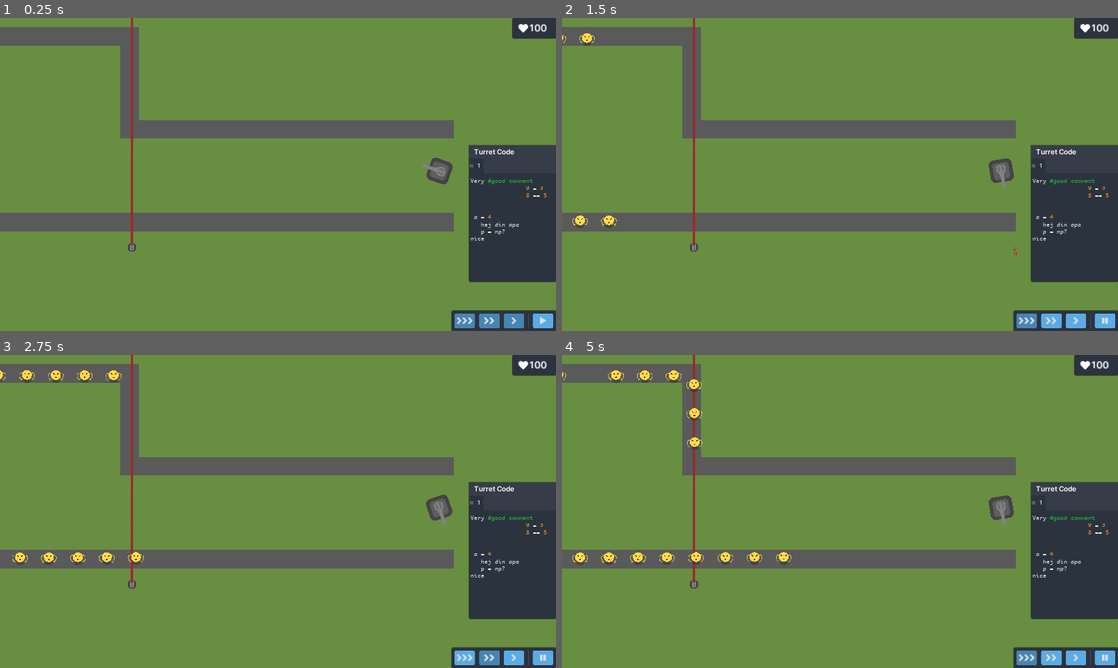
Above: before the commit, frames 1-4 (two rows, left to right).
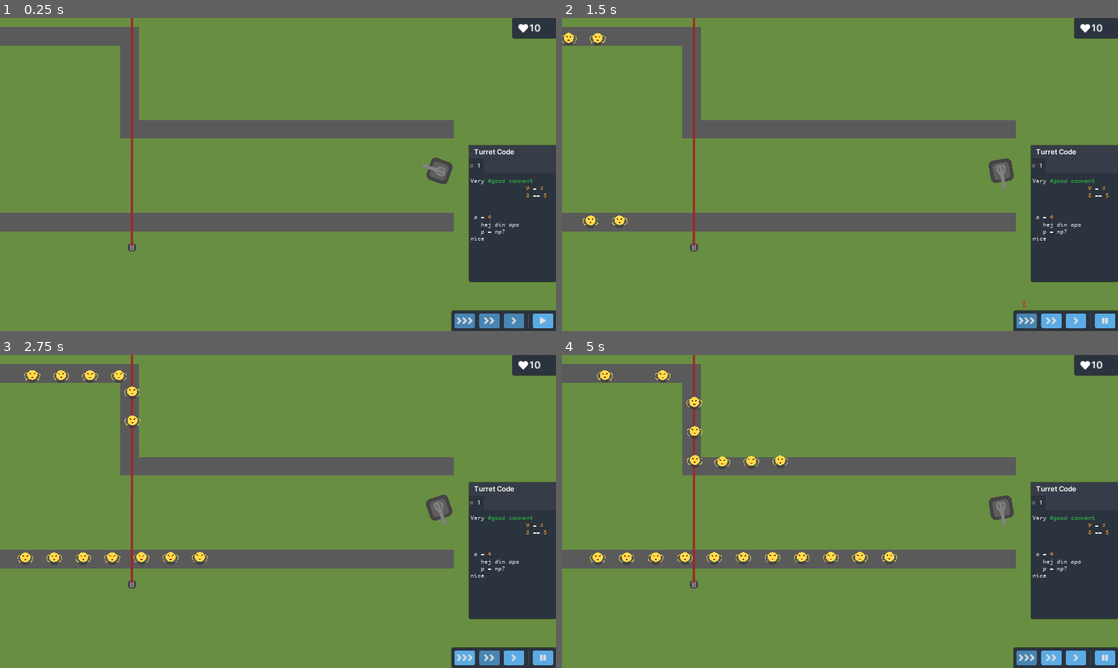
Above: after the commit, the same moments.

Repository: Latiang/tower-defense-godot
Game: Godot game, scene res://objects/Main.tscn
Two runs of this game, one before a commit and one after it. Both use one fixed random seed, a clock stepped at 60 frames per second and the inputs below.
Inputs:
- Up to frame 1 (0.25 s): no input
- Up to frame 2 (1.5 s): click "" at 0.5 s; click "" at 1.25 s
- Up to frame 3 (2.75 s): click "" at 2 s
- Up to frame 4 (5 s): click "" at 2.75 s; click "" at 3.5 s; click "" at 4.25 s

The runs differ from the first frame. In frame 1, less than 0.1% of the frame differs, in the area x 97-99%, y 1-5%; in frame 2, 0.4%; in frame 3, 0.8%; in frame 4, 1.7%, in the area x 0-99%, y 1-68%.

Commit message:
Add message popups for winning, losing and debug messages

Diff:
--- a/src/objects/GUI.gd
+++ b/src/objects/GUI.gd
@@ -1,6 +1,8 @@
 extends CanvasLayer
 
 signal start_wave()
+signal restart_level()
+signal next_level()
 signal update_code_source(new_source, turret_name)
 signal update_time_scale(new_time_scale)
 
@@ -32,6 +34,16 @@
 	disable_speed_buttons()
 	show_pause_button(false)
 
+func level_lost():
+	reset()
+	$PopupGreyCover.visible = true
+	$LostPopup.visible = true
+
+func level_won():
+	reset()
+	$PopupGreyCover.visible = true
+	$WonPopup.visible = true
+
 # Update the health indicator
 func update_health(health):
 	$HealthPanel/MarginContainer/HBoxContainer/HealthLabel.text = str(health)
@@ -45,13 +57,13 @@
 func _on_Speed2Button_pressed():
 	enable_speed_buttons()
 	$LevelControlsPanel/MarginContainer/HBoxContainer/Speed2Button.disabled = true
-	emit_signal("update_time_scale", 2)
+	emit_signal("update_time_scale", 3)
 	show_pause_button(true)
 
 func _on_Speed3Button_pressed():
 	enable_speed_buttons()
 	$LevelControlsPanel/MarginContainer/HBoxContainer/Speed3Button.disabled = true
-	emit_signal("update_time_scale", 3)
+	emit_signal("update_time_scale", 5)
 	show_pause_button(true)
 
 func _on_PauseButton2_pressed():
@@ -73,3 +85,28 @@
 func show_pause_button(show_pause):
 	$LevelControlsPanel/MarginContainer/HBoxContainer/StartButton.visible = !show_pause
 	$LevelControlsPanel/MarginContainer/HBoxContainer/PauseButton.visible = show_pause
+
+func show_debug_message(message):
+	_on_PauseButton2_pressed()
+	$DebugPopup.setText(message)
+	$PopupGreyCover.visible = true
+	$DebugPopup.visible = true
+
+func _on_LostPopup_button_pressed():
+	$PopupGreyCover.visible = false
+	emit_signal("restart_level")
+
+func _on_WonPopup_button_pressed():
+	$PopupGreyCover.visible = false
+	emit_signal("next_level")
+
+# Return to edit phase
+func _on_DebugPopup_button1_pressed():
+	$PopupGreyCover.visible = false
+	emit_signal("restart_level")
+
+# Continue starting level
+func _on_DebugPopup_button2_pressed():
+	$PopupGreyCover.visible = false
+	# Probably something more complicated required
+	_on_StartButton_pressed()
--- a/src/objects/GUI.tscn
+++ b/src/objects/GUI.tscn
@@ -205,7 +205,6 @@
 
 [node name="DebugPopup" parent="." instance=ExtResource( 7 )]
 visible = false
-text = "Error"
 button1_text = "Close"
 button2_text = "Play Anyway"
 [connection signal="pressed" from="LevelControlsPanel/MarginContainer/HBoxContainer/Speed3Button" to="." method="_on_Speed3Button_pressed"]
@@ -213,3 +212,7 @@
 [connection signal="pressed" from="LevelControlsPanel/MarginContainer/HBoxContainer/Speed1Button" to="." method="_on_Speed1Button_pressed"]
 [connection signal="pressed" from="LevelControlsPanel/MarginContainer/HBoxContainer/StartButton" to="." method="_on_StartButton_pressed"]
 [connection signal="pressed" from="LevelControlsPanel/MarginContainer/HBoxContainer/PauseButton" to="." method="_on_PauseButton2_pressed"]
+[connection signal="button_pressed" from="LostPopup" to="." method="_on_LostPopup_button_pressed"]
+[connection signal="button_pressed" from="WonPopup" to="." method="_on_WonPopup_button_pressed"]
+[connection signal="button1_pressed" from="DebugPopup" to="." method="_on_DebugPopup_button1_pressed"]
+[connection signal="button2_pressed" from="DebugPopup" to="." method="_on_DebugPopup_button2_pressed"]
--- a/src/objects/Main.gd
+++ b/src/objects/Main.gd
@@ -1,8 +1,9 @@
 extends Node
 
 var current_level = false
+var current_level_name = ""
 
-var health = 100
+var health = 10
 
 func _ready():
 	load_level("TestLevel1")
@@ -20,13 +21,16 @@
 			load_level("TestLevel1")
 
 # Load a level by name. Connects the required signals and so on
-func load_level(name):
-	health = 100
+func load_level(level_name):
+	health = 10
+	current_level_name = level_name
+	print(current_level_name)
 	$GUI.reset()
-	print("Loading level: %s" % name)
+	$GUI.update_health(health)
+	print("Loading level: %s" % level_name)
 	if current_level:
 		current_level.close()
-	current_level = load("res://levels/%s.tscn" % name).instance()
+	current_level = load("res://levels/%s.tscn" % level_name).instance()
 	add_child(current_level)
 	# Connect the signals needed
 	current_level.connect("open_code_window", self, "_on_Level_open_code_window")
@@ -43,8 +47,7 @@
 	$GUI/CodeWindow.open_code_window(turret_id)
 
 func _on_Level_level_complete():
-	print("Win condition for level reached")
-	$GUI.reset()
+	$GUI.level_won()
 
 func _on_GUI_update_time_scale(new_time_scale):
 	current_level.set_time_scale(new_time_scale)
@@ -52,3 +55,12 @@
 func _on_Level_base_damage(damage):
 	health -= damage
 	$GUI.update_health(health)
+	if (health <= 0): # Level lost
+		current_level.set_time_scale(0.0001)
+		$GUI.level_lost()
+
+func _on_GUI_restart_level():
+	load_level(current_level_name)
+
+func _on_GUI_next_level():
+	pass
--- a/src/objects/Main.tscn
+++ b/src/objects/Main.tscn
@@ -3,9 +3,11 @@
 [ext_resource path="res://objects/GUI.tscn" type="PackedScene" id=1]
 [ext_resource path="res://objects/Main.gd" type="Script" id=3]
 
-[node name="Main" type="Node"]
+[node name="LevelManager" type="Node"]
 script = ExtResource( 3 )
 
 [node name="GUI" parent="." instance=ExtResource( 1 )]
+[connection signal="next_level" from="GUI" to="." method="_on_GUI_next_level"]
+[connection signal="restart_level" from="GUI" to="." method="_on_GUI_restart_level"]
 [connection signal="start_wave" from="GUI" to="." method="_on_GUI_start_wave"]
 [connection signal="update_time_scale" from="GUI" to="." method="_on_GUI_update_time_scale"]
--- a/src/objects/PopupDialogTwoChoices.gd
+++ b/src/objects/PopupDialogTwoChoices.gd
@@ -24,8 +24,10 @@
 	if close_on_press:
 		visible = false
 
-
 func _on_Button2_pressed():
 	emit_signal("button2_pressed")
 	if close_on_press:
 		visible = false
+
+func setText(text):
+	$MarginContainer/VBoxContainer/MarginContainer2/Label.text = text
--- a/src/objects/PopupDialogTwoChoices.tscn
+++ b/src/objects/PopupDialogTwoChoices.tscn
@@ -82,6 +82,5 @@
 margin_right = 335.0
 margin_bottom = 40.0
 rect_min_size = Vector2( 140, 35 )
-text = " "
 [connection signal="pressed" from="MarginContainer/VBoxContainer/MarginContainer/HBoxContainer/Button1" to="." method="_on_Button1_pressed"]
 [connection signal="pressed" from="MarginContainer/VBoxContainer/MarginContainer/HBoxContainer/Button2" to="." method="_on_Button2_pressed"]
